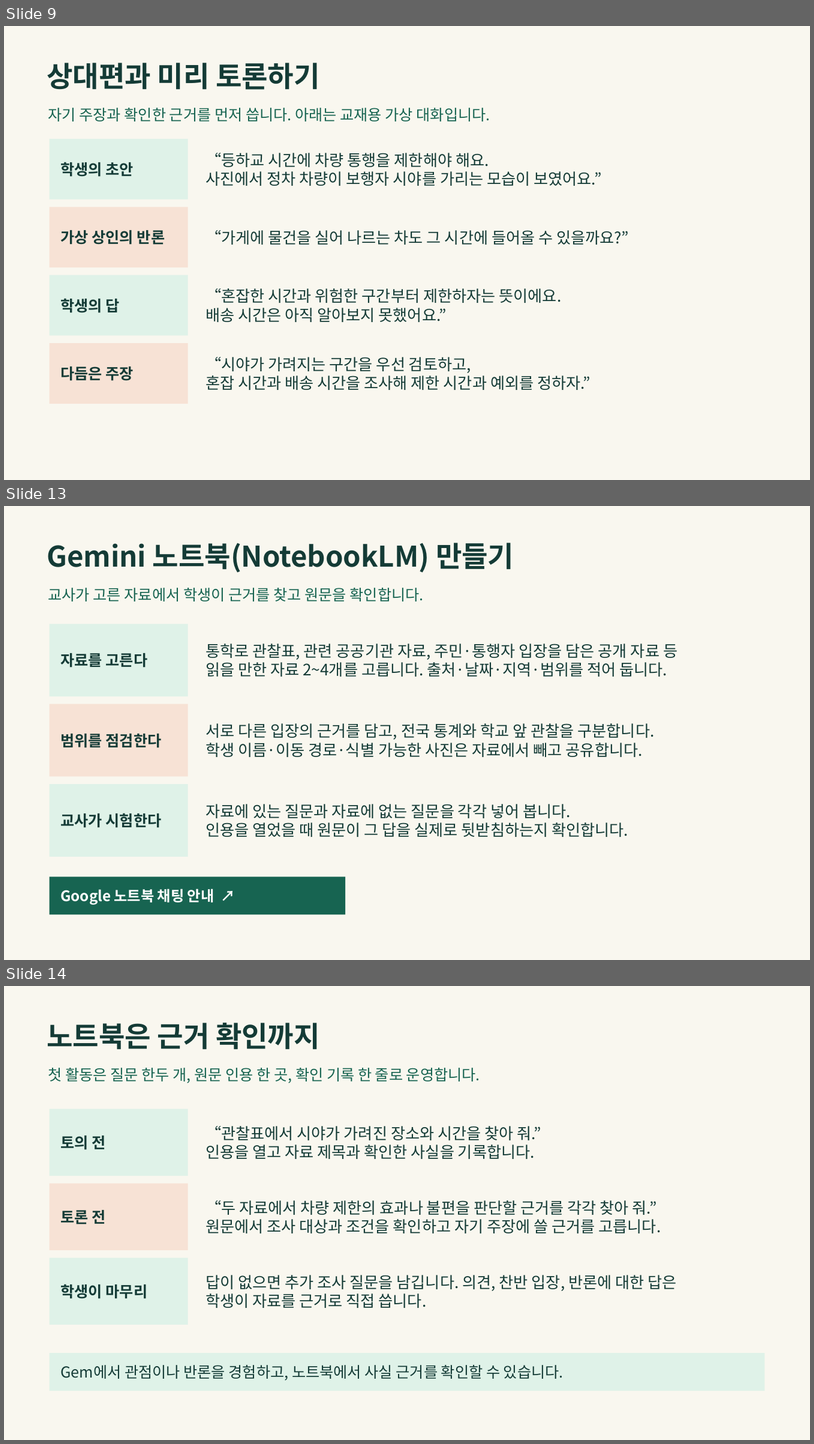
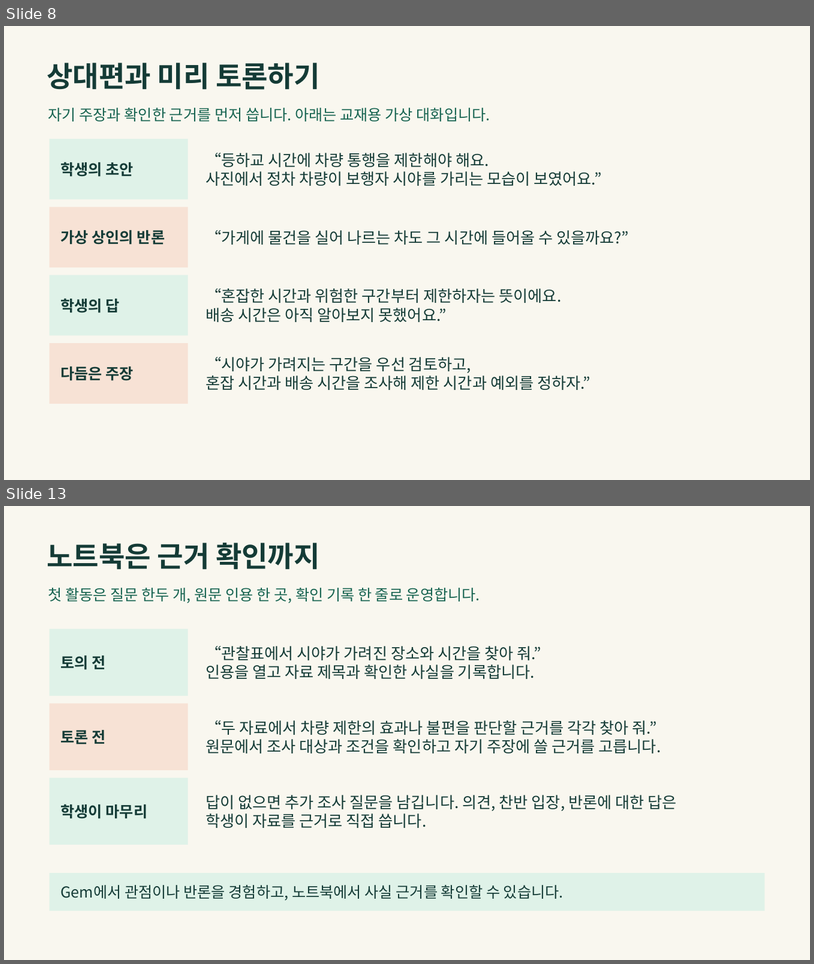
Before and after one commit to LUCKYBRIDGE/gemini-discussion, a slide deck: output/gemini-discussion.pptx. Shown one above the other, each under a label of ours: slides 9, 13 and 14 before the commit, slides 8 and 13 after it; the slides between them are not shown. The pictures are 814x1444 and 814x964 pixels, drawn with LibreOffice and Linux fonts; fonts in the diff are those of the drawing. Boxes give left, top, right and bottom in pixels: in the first picture for what was removed or moved away, otherwise in the second. Text is boxed around its words. In the diff, an @@ line names an element or a change of style, - is before the commit and + after.

```diff
--- a/output/gemini-discussion.pptx
+++ b/output/gemini-discussion.pptx
@@ slide 13 removed at <box>4,506,810,960</box>, background #F9F7EF @@
@@ text removed at <box>47,543,514,573</box> @@
-Gemini 노트북(NotebookLM) 만들기
@@ text removed at <box>48,588,424,601</box> @@
-교사가 고른 자료에서 학생이 근거를 찾고 원문을 확인합니다.
@@ rectangle removed at <box>50,624,188,697</box> @@
-자료를 고른다
@@ text removed at <box>206,643,678,676</box> @@
-통학로 관찰표, 관련 공공기관 자료, 주민·통행자 입장을 담은 공개 자료 등
-읽을 만한 자료 2~4개를 고릅니다. 출처·날짜·지역·범위를 적어 둡니다.
@@ rectangle removed at <box>50,704,188,777</box> @@
-범위를 점검한다
@@ text removed at <box>206,723,655,757</box> @@
-서로 다른 입장의 근거를 담고, 전국 통계와 학교 앞 관찰을 구분합니다.
-학생 이름·이동 경로·식별 가능한 사진은 자료에서 빼고 공유합니다.
@@ rectangle removed at <box>50,784,188,856</box> @@
-교사가 시험한다
@@ text removed at <box>206,804,629,837</box> @@
-자료에 있는 질문과 자료에 없는 질문을 각각 넣어 봅니다.
-인용을 열었을 때 원문이 그 답을 실제로 뒷받침하는지 확인합니다.
@@ rectangle removed at <box>50,876,346,914</box> @@
-Google 노트북 채팅 안내 ↗
@@ what was slide 9 is now slide 8 @@
@@ what was slide 14 is now slide 13 @@
```
Also in this commit, not shown: 5 slides changed, 2 other slides removed.
